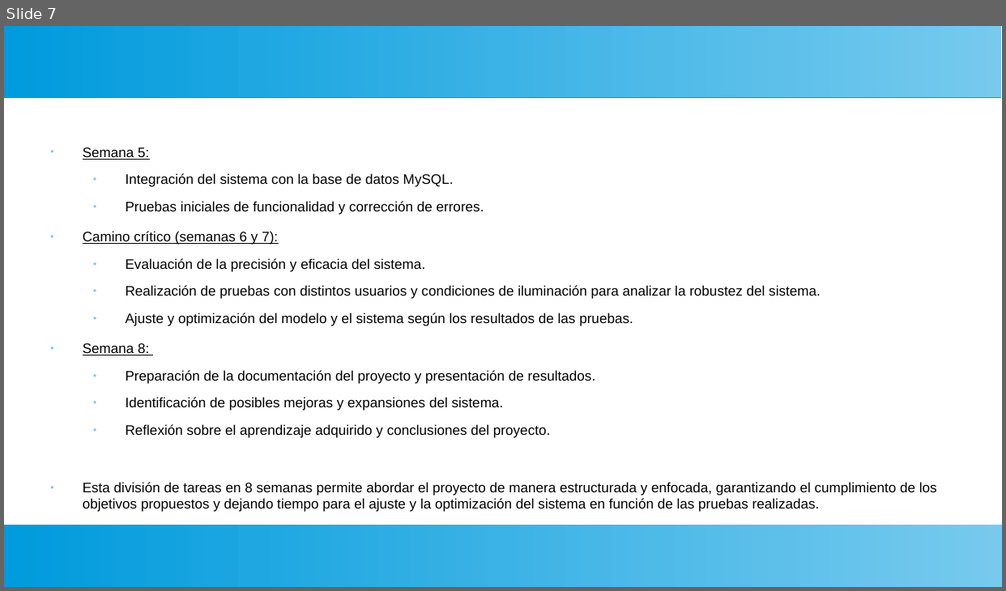
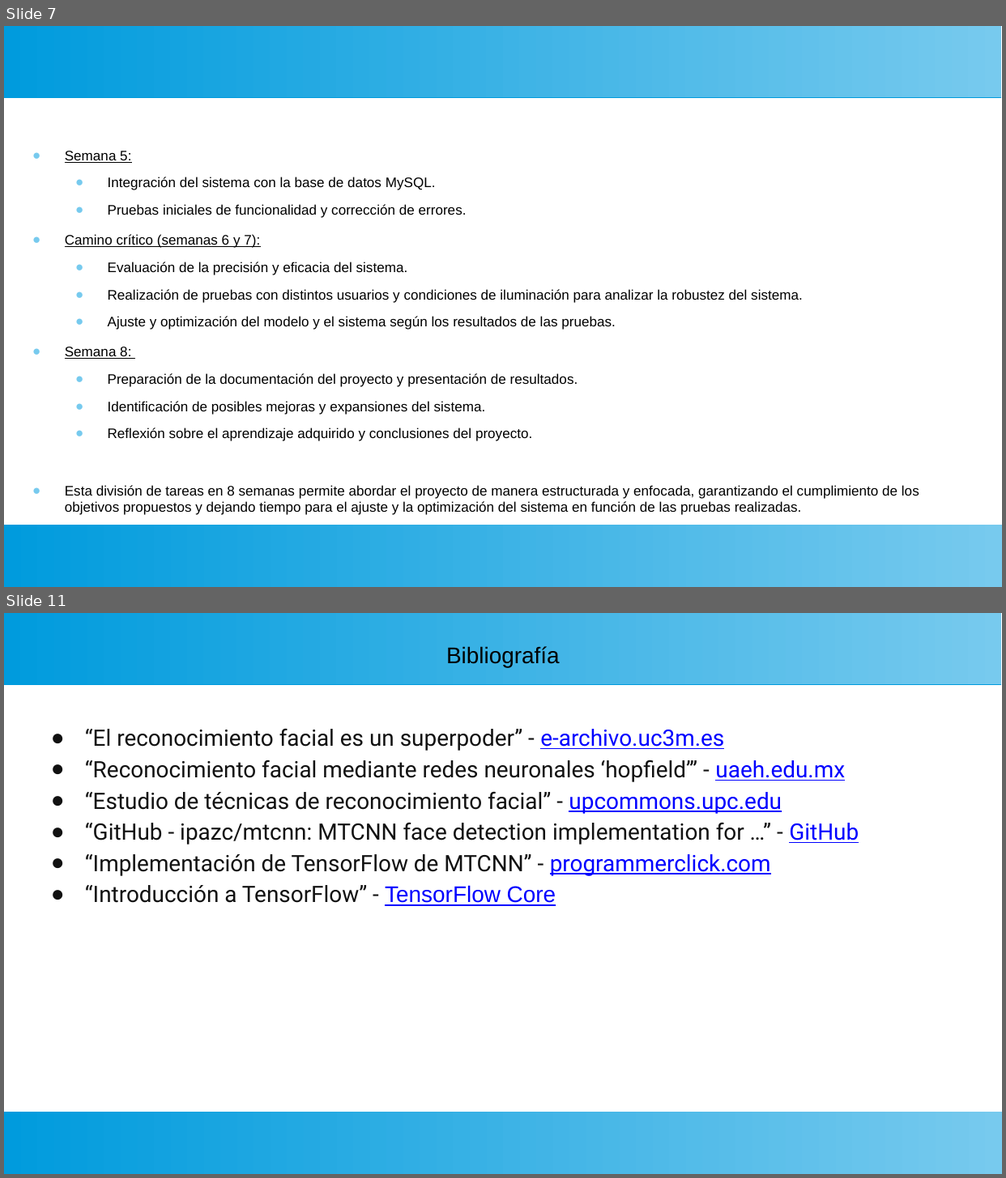
Before and after one commit to EnzoPennisi/reconocimiento-facial, a slide deck: Documentacion/Presentacion_reconocimientoFacial.odp. Shown one above the other, each under a label of ours: slide 7 before the commit, slides 7 and 11 after it; the slides between them are not shown. The pictures are 1006x591 and 1006x1178 pixels, drawn with LibreOffice and Linux fonts; fonts in the diff are those of the drawing. Boxes give left, top, right and bottom in pixels: in the first picture for what was removed or moved away, otherwise in the second. Text is boxed around its words. In the diff, an @@ line names an element or a change of style, - is before the commit and + after.

```diff
--- a/Documentacion/Presentacion_reconocimientoFacial.odp
+++ b/Documentacion/Presentacion_reconocimientoFacial.odp
@@ slide 11 added at (x1=4, y1=613, x2=1002, y2=1174), background #FFFFFF; not listed: 2 template elements that a slide beside it also shows @@
@@ title added at (x1=446, y1=646, x2=560, y2=667), 18 pt, text #000000 @@
+Bibliografía
@@ text added at (x1=85, y1=728, x2=859, y2=906), 18 pt, text #111111 @@
+● “El reconocimiento facial es un superpoder” - e-archivo.uc3m.es
+● “Reconocimiento facial mediante redes neuronales ‘hopfield’” - uaeh.edu.mx
+● “Estudio de técnicas de reconocimiento facial” - upcommons.upc.edu
+● “GitHub - ipazc/mtcnn: MTCNN face detection implementation for …” - GitHub
+● “Implementación de TensorFlow de MTCNN” - programmerclick.com
+● “Introducción a TensorFlow” - TensorFlow Core
@@ slide 7 changed as well @@
@@ text "Semana 5:" moved from (x1=83, y1=148, x2=937, y2=512) to (x1=65, y1=151, x2=919, y2=515) @@
```
Also in this commit, not shown: 7 other slides changed, 5 other slides added.
